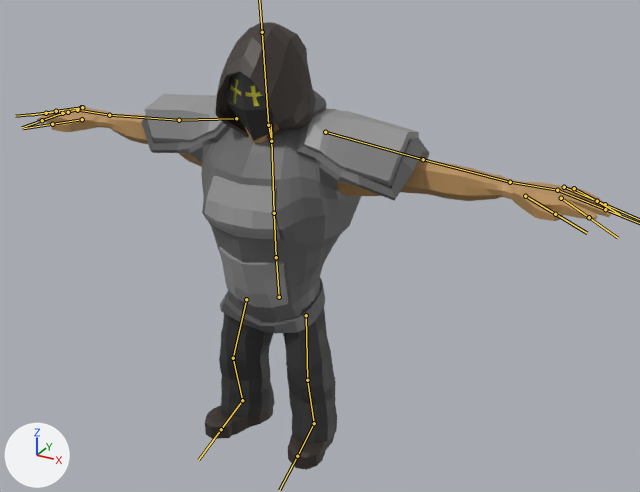
A saved change to the FBX model Grave Robber/Assets/GraveyardAssets/Sofian assetit/Vartija_animaatio.fbx.
The view is the same before and after, from a 50 mm camera at (4.52, -7.34, 6.02) aimed at (0.81, -0.58, 2.64). The lights are fixed; the arrows at lower left show +X, +Y and +Z. The bones that bend it are drawn over the model as lines.

The first picture shows 'Armori', 'Huppu', 'Kroppa', 'Maski', 'Pöksyt'.
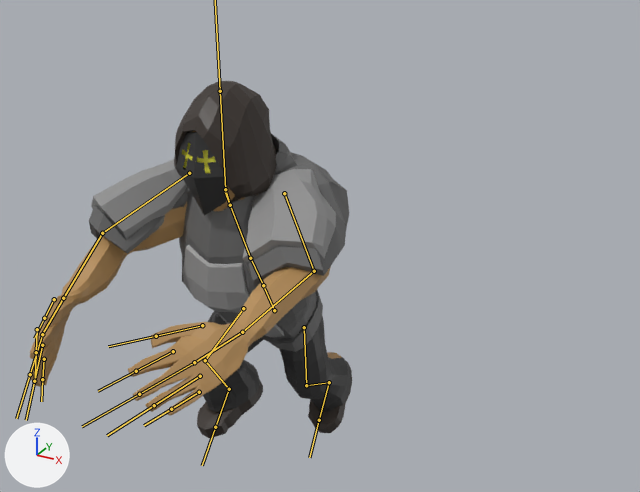
The newer file adds an action. The first version stands in its rest pose; the second is drawn at frame 12 of the action 'Armature|Run'.

Where the change shows, as pixel boxes (x1, y1, x2, y2) in the pictures (640 x 492 px):
'Armori', posed (10% narrower, 10% shorter): before (141, 90, 430, 333); after (89, 134, 349, 352)
'Kroppa', posed (44% narrower, 15% shorter): before (37, 107, 611, 470); after (30, 131, 352, 439)
'Huppu', posed: before (215, 22, 316, 139); after (174, 81, 277, 203)
'Pöksyt', posed: before (219, 300, 337, 443); after (203, 311, 351, 412)
'Maski', posed (21% taller): before (226, 72, 275, 141); after (176, 132, 227, 216)
bone 'Root', root to tip: before (279, 297) to (276, 261); after (274, 310) to (264, 288)
bone 'Masu', root to tip: before (276, 257) to (274, 213); after (263, 285) to (250, 258)
bone 'Rinta', root to tip: before (274, 213) to (271, 124); after (250, 258) to (225, 192)
bone 'Olkapää_oikea', root to tip: before (325, 132) to (423, 159); after (284, 193) to (314, 271)
bone 'Käsivarsi_oikea', root to tip: before (423, 159) to (510, 182); after (314, 271) to (242, 332)
bone 'Ranne_oikea', root to tip: before (510, 182) to (560, 190); after (242, 332) to (191, 364)
bone 'Etusormi_oikea', root to tip: before (561, 198) to (589, 217); after (173, 351) to (136, 371)
bone 'Kaula', root to tip: before (271, 141) to (268, 125); after (230, 205) to (225, 189)
bone 'Pää', root to tip: before (268, 125) to (262, 32); after (225, 189) to (220, 91)
bone 'Olkapää_vasen', root to tip: before (236, 118) to (179, 120); after (189, 173) to (102, 233)
bone 'Käsivarsi_vasen', root to tip: before (179, 120) to (109, 115); after (102, 233) to (63, 298)
bone 'Ranne_vasen', root to tip: before (109, 115) to (75, 109); after (63, 298) to (41, 336)
bone 'Reisi_oikea', root to tip: before (306, 315) to (307, 380); after (304, 327) to (306, 385)
bone 'Pohje_oikea', root to tip: before (307, 380) to (314, 423); after (306, 385) to (329, 382)
bone 'Jalka_oikea', root to tip: before (314, 423) to (297, 456); after (329, 382) to (319, 420)
bone 'Reisi_vasen', root to tip: before (246, 299) to (233, 358); after (243, 308) to (205, 360)
bone 'Pohje_vasen', root to tip: before (233, 358) to (242, 400); after (205, 360) to (229, 389)

The change in detail:
Bone 'Root' (bone_root) moves from (0.0, 0.0, 0.0) to (-0.02, -0.13, 0.08).
Bone 'Root' (bone_root) turns from (0, 0, 0) to (30, 1, -5) degrees about its own x, y and z.
Bone 'Masu' (bone_masu) turns from (0, 0, 0) to (1, 0, 1) degrees about its own x, y and z.
Bone 'Rinta' (bone_rinta) turns from (0, 0, 0) to (-6, 0, 3) degrees about its own x, y and z.
Bone 'Olkapää_oikea' (bone_olkapää_oikea) turns from (0, 0, 0) to (63, 13, 2) degrees about its own x, y and z.
Bone 'Käsivarsi_oikea' (bone_käsivarsi_oikea) turns from (0, 0, 0) to (31, -23, -7) degrees about its own x, y and z.
Bone 'Ranne_oikea' (bone_ranne_oikea) turns from (0, 0, 0) to (11, -30, -19) degrees about its own x, y and z.
Bone 'Etusormi_oikea' (bone_etusormi_oikea) turns from (0, 0, 0) to (-5, 1, 9) degrees about its own x, y and z.
Bone 'Kaula' (bone_kaula) turns from (0, 0, 0) to (-18, 0, 0) degrees about its own x, y and z.
Bone 'Pää' (bone_pää) turns from (0, 0, 0) to (-10, -1, 1) degrees about its own x, y and z.
Bone 'Olkapää_vasen' (bone_olkapää_vasen) turns from (0, 0, 0) to (-24, 9, -73) degrees about its own x, y and z.
Bone 'Käsivarsi_vasen' (bone_käsivarsi_vasen) turns from (0, 0, 0) to (-37, -8, 18) degrees about its own x, y and z.
Bone 'Ranne_vasen' (bone_ranne_vasen) turns from (0, 0, 0) to (-2, 58, -6) degrees about its own x, y and z.
Bone 'Reisi_oikea' (bone_reisi_oikea) turns from (0, 0, 0) to (-1, 3, -18) degrees about its own x, y and z.
Bone 'Pohje_oikea' (bone_pohje_oikea) turns from (0, 0, 0) to (-1, -4, 37) degrees about its own x, y and z.
Bone 'Jalka_oikea' (bone_jalka_oikea) turns from (0, 0, 0) to (0, 5, -12) degrees about its own x, y and z.
Bone 'Reisi_vasen' (bone_reisi_vasen) turns from (0, 0, 0) to (-6, -8, -71) degrees about its own x, y and z.
Bone 'Pohje_vasen' (bone_pohje_vasen) turns from (0, 0, 0) to (26, -8, 56) degrees about its own x, y and z.
